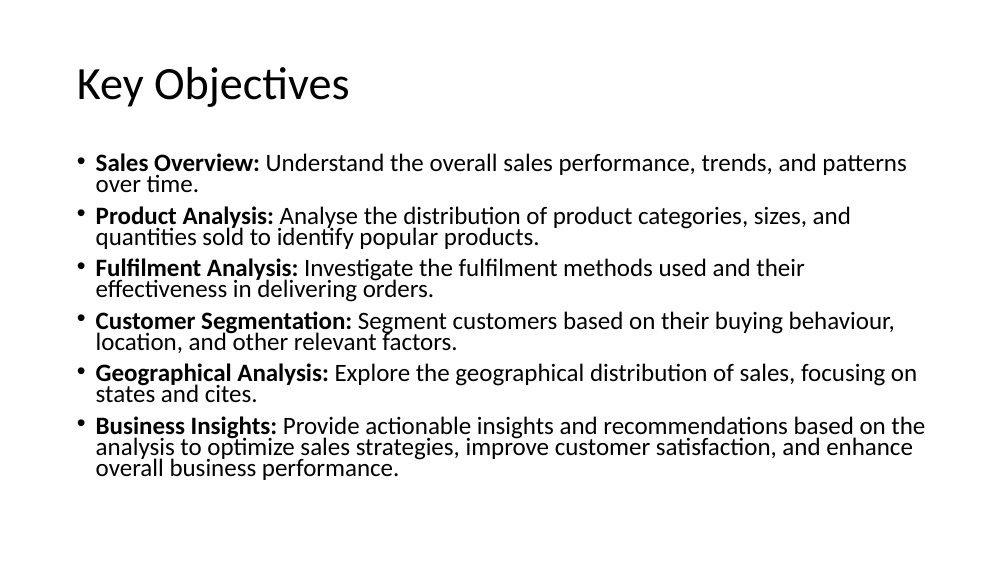
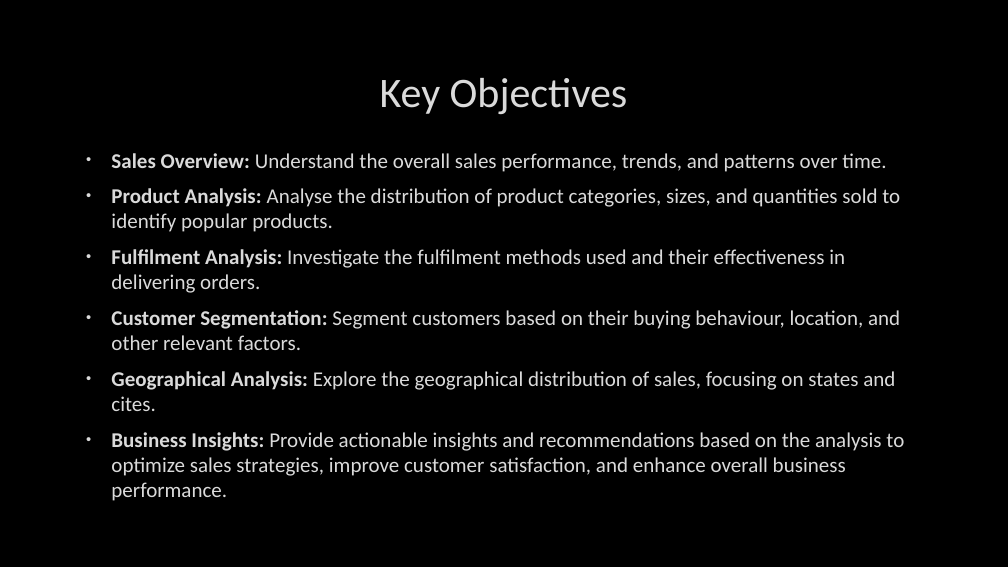
Before and after one commit to saikrishnatandasi/amazon-innobyte, a slide deck: slide 5 of Amazon Sales Analysis.pptx. Drawn at 1008x567 pixels with LibreOffice and Linux fonts; fonts in the diff are those of the drawing; background and template pictures are left out. Boxes give left, top, right and bottom in pixels: in the first picture for what was removed or moved away, otherwise in the second. Text is boxed around its words. In the diff, an @@ line names an element or a change of style, - is before the commit and + after.

Commit message:
completed customer segmentation

```diff
--- a/Amazon Sales Analysis.pptx
+++ b/Amazon Sales Analysis.pptx
@@ background #FFFFFF to picture (left out) @@
@@ title "Key Objectives": place and size @@
-title "Key Objectives" at box(77, 67, 350, 107)
+title "Key Objectives" at box(380, 78, 628, 114)
@@ title "Key Objectives" at box(380, 78, 628, 114): size 44 to 40 pt, text colour #000000 to #DADADA, letter outline none to #404040 0.75 pt; alignment left to centre; line spacing 0.9 to 1 @@
@@ text "Sales Overview: Understand the overall ...": place and size @@
-text "Sales Overview: Understand the overall ..." at box(96, 153, 925, 480)
+text "Sales Overview: Understand the overall ..." at box(111, 153, 904, 501)
@@ text "Sales Overview: Understand the overall ..." at box(111, 153, 904, 501): size 23.8 to 20 pt, text colour #000000 to #DADADA, letter outline none to #404040 0.75 pt; indent changed; line spacing 0.7 to 1 @@
```
Also in this commit, not shown: 15 other slides changed, 2 slides added, 1 other file.
